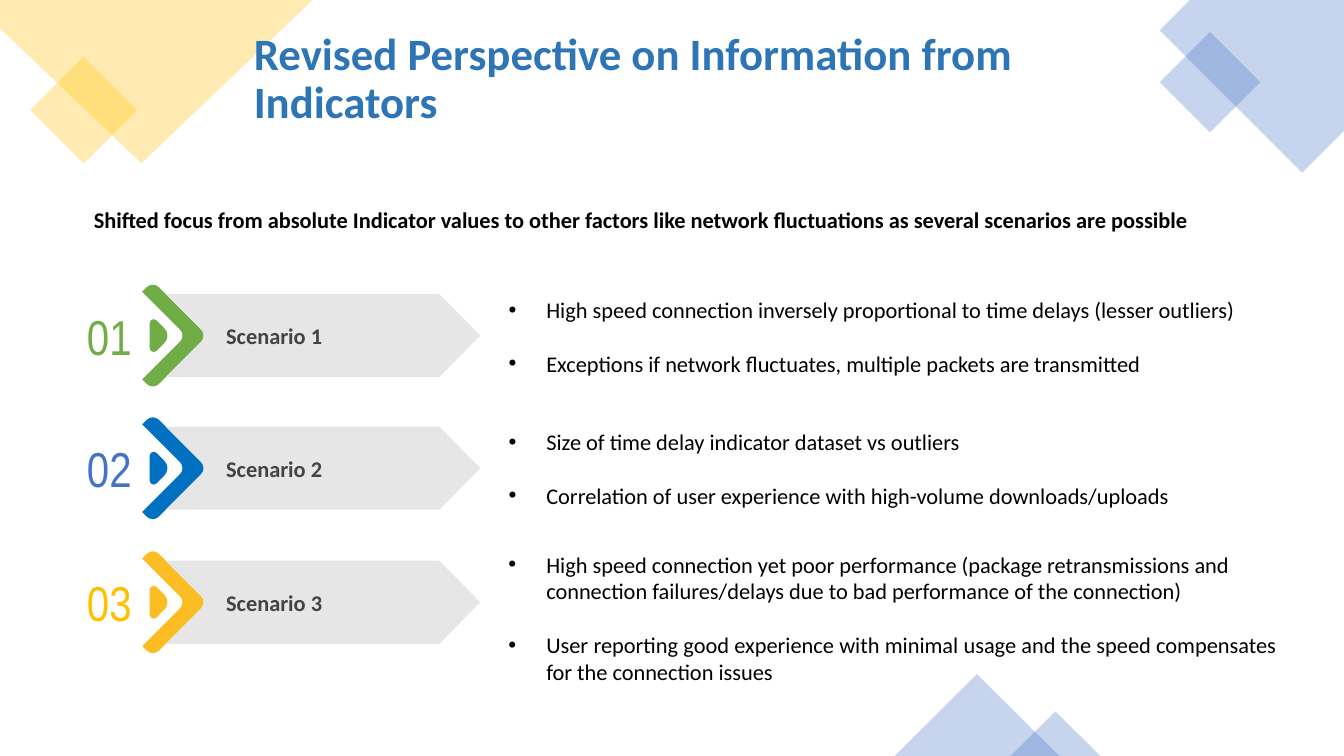
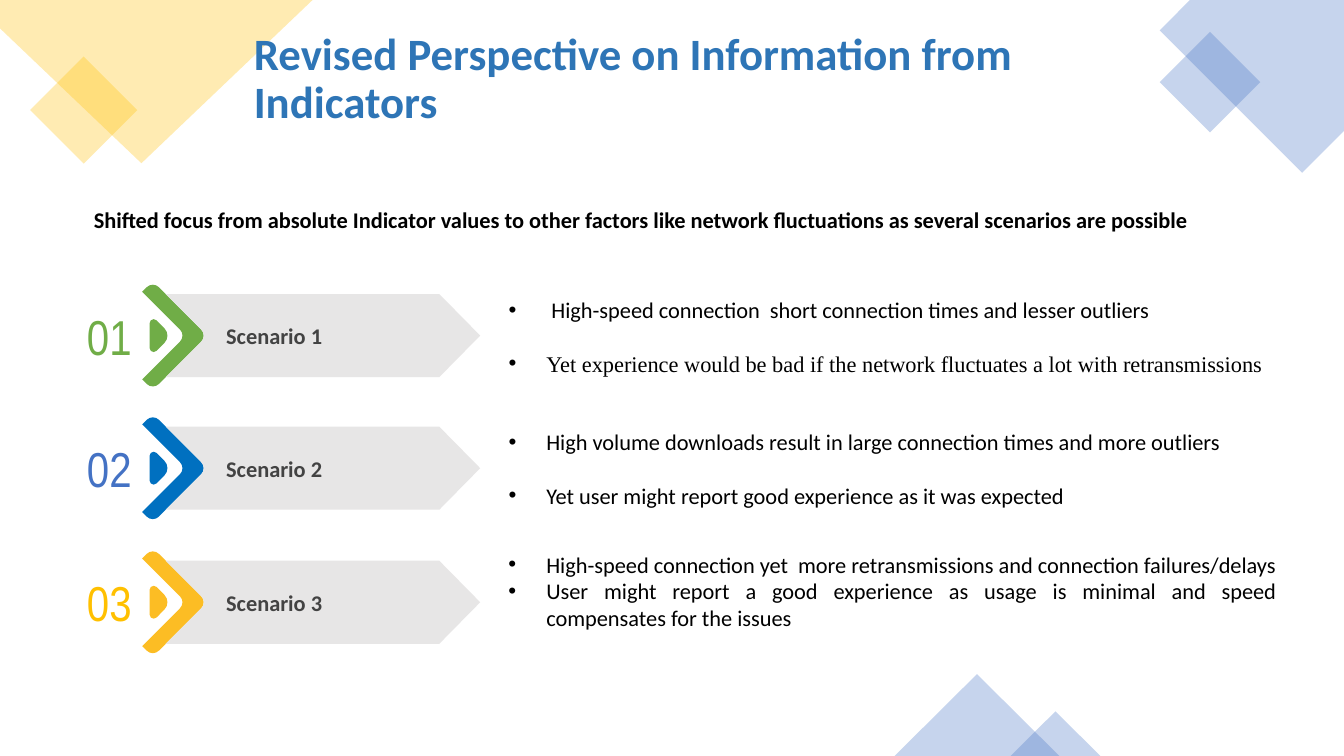
Before and after one commit to ITU-AI-ML-in-5G-Challenge/Team-DataRangers-home-network-users-experience-classification, a slide deck: slide 10 of 5gChallenge_DataRangers.pptx. Drawn at 1344x756 pixels with LibreOffice and Linux fonts; fonts in the diff are those of the drawing. Boxes give left, top, right and bottom in pixels: in the first picture for what was removed or moved away, otherwise in the second. Text is boxed around its words. In the diff, an @@ line names an element or a change of style, - is before the commit and + after.

```diff
--- a/5gChallenge_DataRangers.pptx
+++ b/5gChallenge_DataRangers.pptx
@@ text at [546, 302, 1262, 377]: text changed; font Calibri to Times New Roman @@
-  • High speed connection inversely proportional to time delays (lesser outliers)
-  • Exceptions if network fluctuates, multiple packets are transmitted
+  • High-speed connection short connection times and lesser outliers
+  • Yet experience would be bad if the network fluctuates a lot with retransmissions
@@ text at [546, 434, 1219, 508]: text changed @@
-  • Size of time delay indicator dataset vs outliers
-  • Correlation of user experience with high-volume downloads/uploads
+  • High volume downloads result in large connection times and more outliers
+  • Yet user might report good experience as it was expected
@@ text at [546, 557, 1276, 630]: text changed @@
-  • High speed connection yet poor performance (package retransmissions and connection failures/delays due to bad performance of the connection)
-  • User reporting good experience with minimal usage and the speed compensates for the connection issues
+  • High-speed connection yet more retransmissions and connection failures/delays
+  • User might report a good experience as usage is minimal and speed compensates for the issues
```
Also in this commit, not shown: 2 other slides changed.
